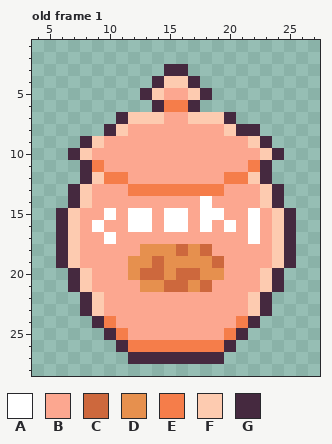
A pixel-art file gets an edit: Assets/Art/S_INT_CookieJar.aseprite. Above, as it was before the edit.
32x32 pixels, 1 frame. Shown: old frame 1: x 4..27, y 1..28.
Palette (. is transparent): A #ffffff  B #fca790  C #cd683d  D #e6904e  E #f57d4a  F #fdcbb0  G #45293f
Pixels before, old frame 1, first column x 6:
 3 .........GG.........
 4 ........GFFG........
 5 .......GFBBFG.......
 6 ........GEEG........
 7 .....GFFFBBFFFG.....
 8 ....GFBBBBBBBBFGG...
 9 ..GFBBBBBBBBBBBBFG..
10 .GFBBBBBBBBBBBBBBFG.
11 ..GEBBBBBBBBBBBBEG..
12 ..GFEEBBBBBBBBEEFG..
13 .GFBBBEEEEEEEEBBBFG.
14 .GFBBBBBBBBBABBBBFG.
15 GFBBABAABAABAABBABFG
16 GFBABBAABAABABABABFG
17 GFBBABBBBBBBBBBBABFG
18 GFBBBBBDDDCDCBBBBBFG
19 GFBBBBDDCDDDDCBBBBFG
20 .GFBBBDCCDCCDDBBBFG.
21 .GFBBBBDDCCDCBBBBFG.
22 ..GFBBBBBBBBBBBBFG..
23 ..GFBBBBBBBBBBBBFG..
24 ...GEBBBBBBBBBBEG...
25 ....GEBBBBBBBBEG....
26 .....GEEEEEEEEG.....
27 ......GGGGGGGG......
The same view after the edit:
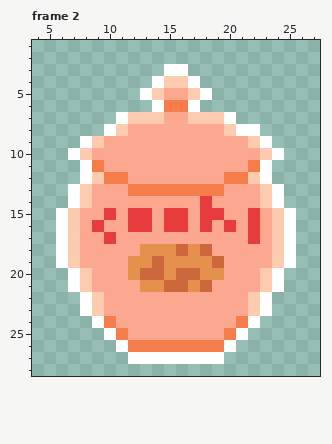
A new or re-ordered frame is compared with the old frame closest to it.
Change:
frames 1 -> 2
colour A: #ffffff -> #e83b3b
colour G: #45293f -> #ffffff
